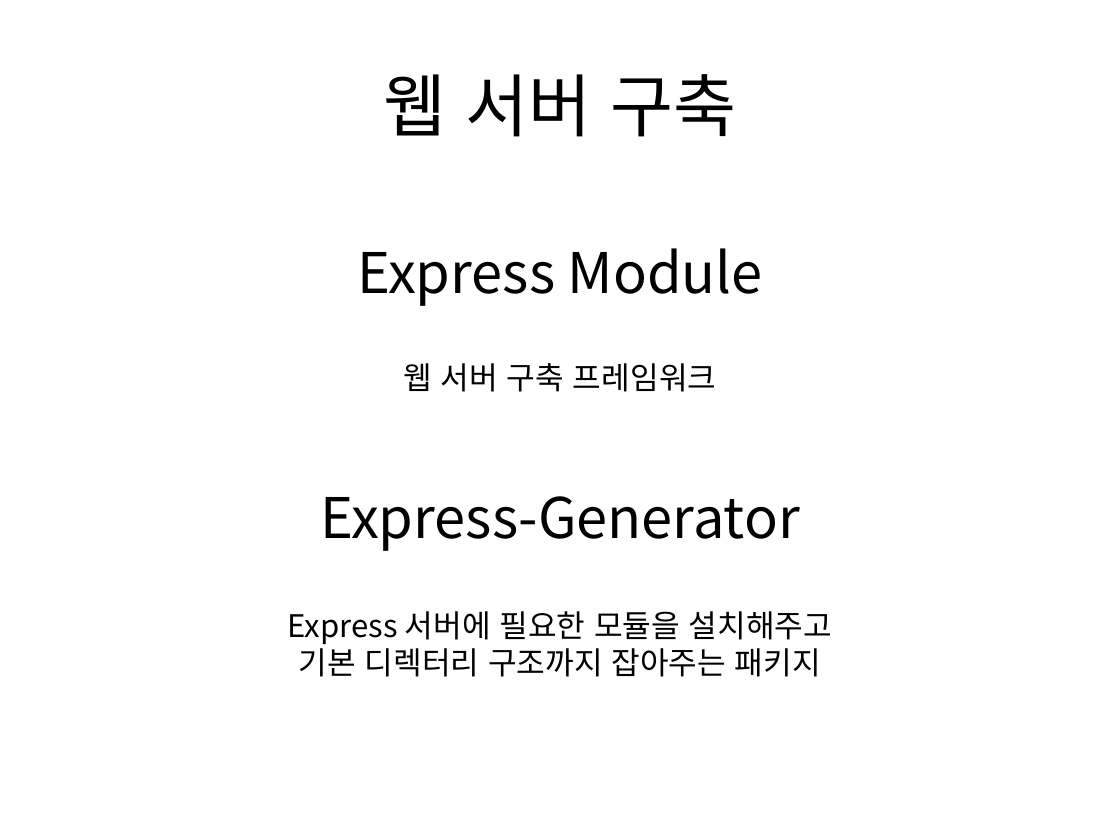
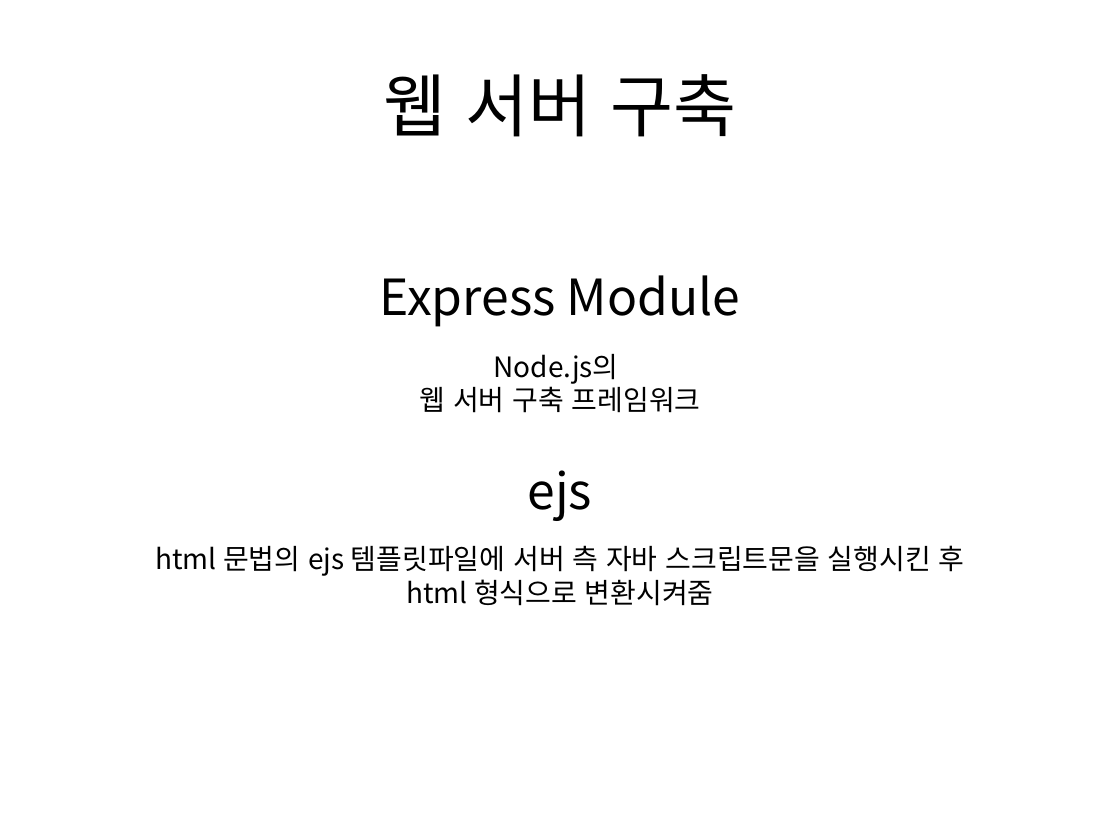
Before and after one commit to momo1108/csl, a slide deck: slide 51 of Algorithm/발표2.pptx. Drawn at 1120x840 pixels with LibreOffice and Linux fonts; fonts in the diff are those of the drawing. Boxes give left, top, right and bottom in pixels: in the first picture for what was removed or moved away, otherwise in the second. Text is boxed around its words. In the diff, an @@ line names an element or a change of style, - is before the commit and + after.

```diff
--- a/Algorithm/발표2.pptx
+++ b/Algorithm/발표2.pptx
@@ title "Express Module": place and size @@
-title "Express Module" at bbox=[357, 248, 763, 306]
+title "Express Module" at bbox=[379, 275, 740, 327]
@@ title "Express Module" at bbox=[379, 275, 740, 327]: size 36 to 32 pt @@
@@ text at bbox=[494, 354, 619, 384]: paragraph added @@
+Node.js의
@@ text at bbox=[419, 382, 701, 413]: size 20 to 18 pt in "웹 서버 구축 프레임워크" @@
@@ text added at bbox=[528, 470, 593, 521], 32 pt, text #000000 @@
+ejs
@@ text removed at bbox=[320, 496, 800, 551] @@
-Express-Generator
@@ text added at bbox=[155, 545, 965, 606], 18 pt, text #000000 @@
+html 문법의 ejs 템플릿파일에 서버 측 자바 스크립트문을 실행시킨 후 html 형식으로 변환시켜줌
@@ text removed at bbox=[287, 611, 832, 677] @@
-Express 서버에 필요한 모듈을 설치해주고
-기본 디렉터리 구조까지 잡아주는 패키지
```
Also in this commit, not shown: 2 other slides changed, 3 slides added.
